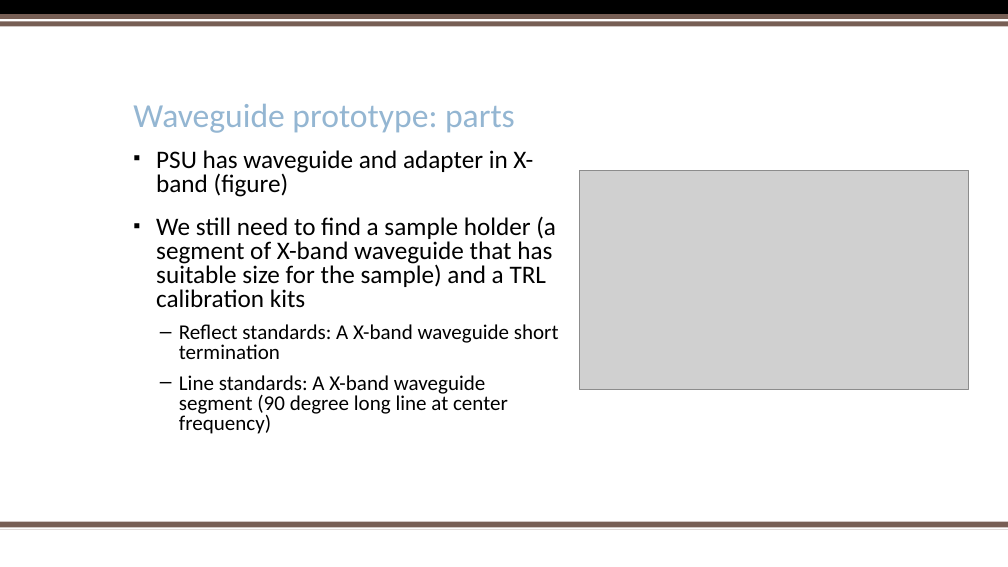
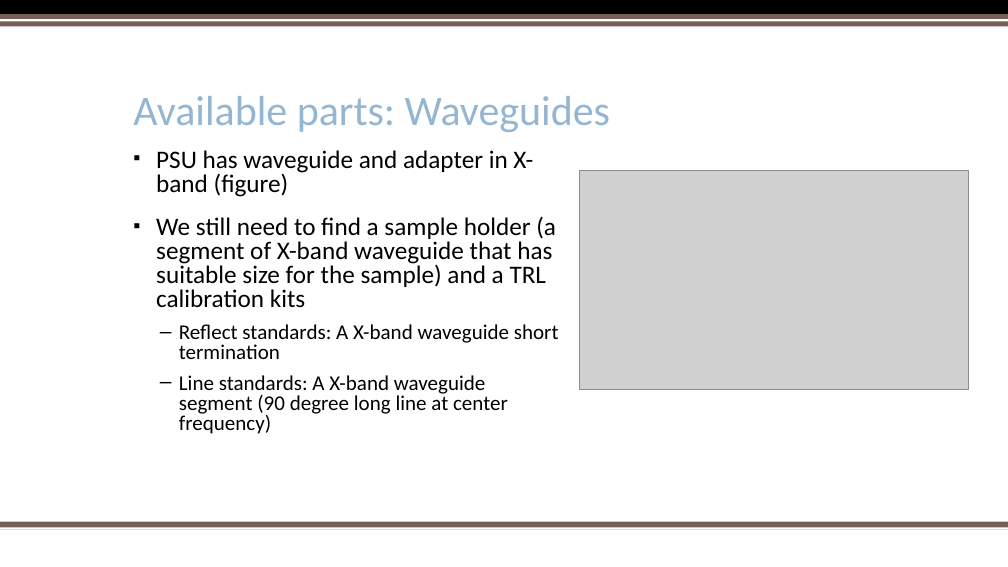
Before and after one commit to trankhiemha/ECE412-413-Capstone-Project-N3, a slide deck: slide 9 of Capstone project proposal presentation.pptx (slide 8 before the commit). Drawn at 1008x567 pixels with LibreOffice and Linux fonts; fonts in the diff are those of the drawing; grey boxes stand for pictures; background and template pictures are left out. Boxes give left, top, right and bottom in pixels: in the first picture for what was removed or moved away, otherwise in the second. Text is boxed around its words. In the diff, an @@ line names an element or a change of style, - is before the commit and + after.

```diff
--- a/Capstone project proposal presentation.pptx
+++ b/Capstone project proposal presentation.pptx
@@ title at [133,96,610,132]: text changed; size 32 to 40 pt @@
-Waveguide prototype: parts
+Available parts: Waveguides
```
Also in this commit, not shown: 9 other slides changed, 2 slides added, 1 slide removed.
